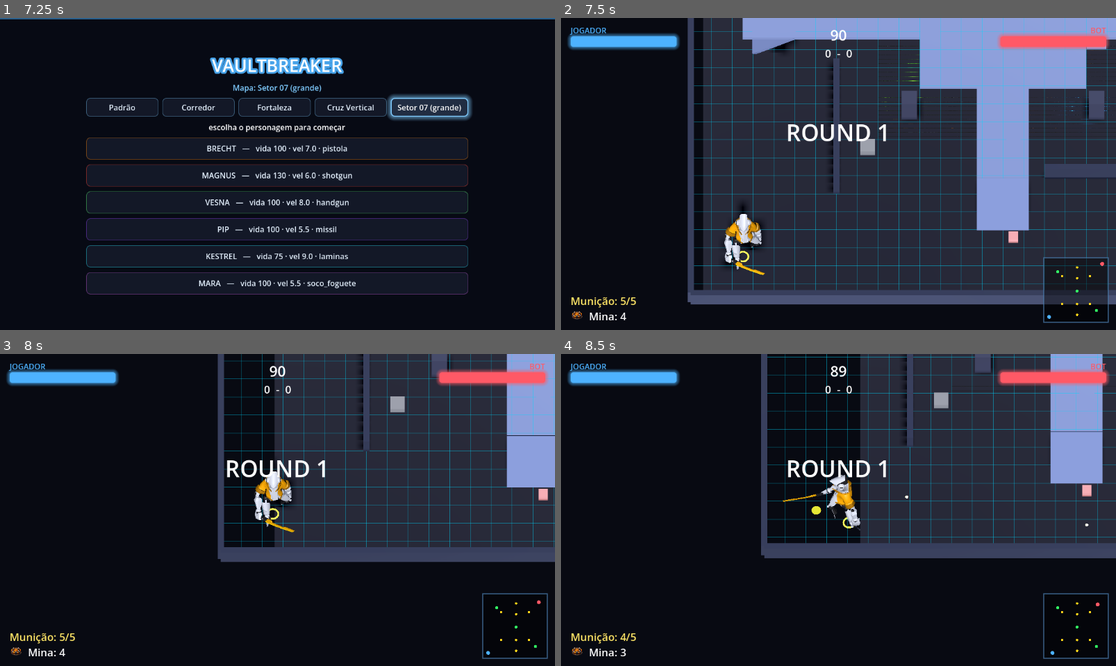
Above: before the commit, frames 1-4 (two rows, left to right).
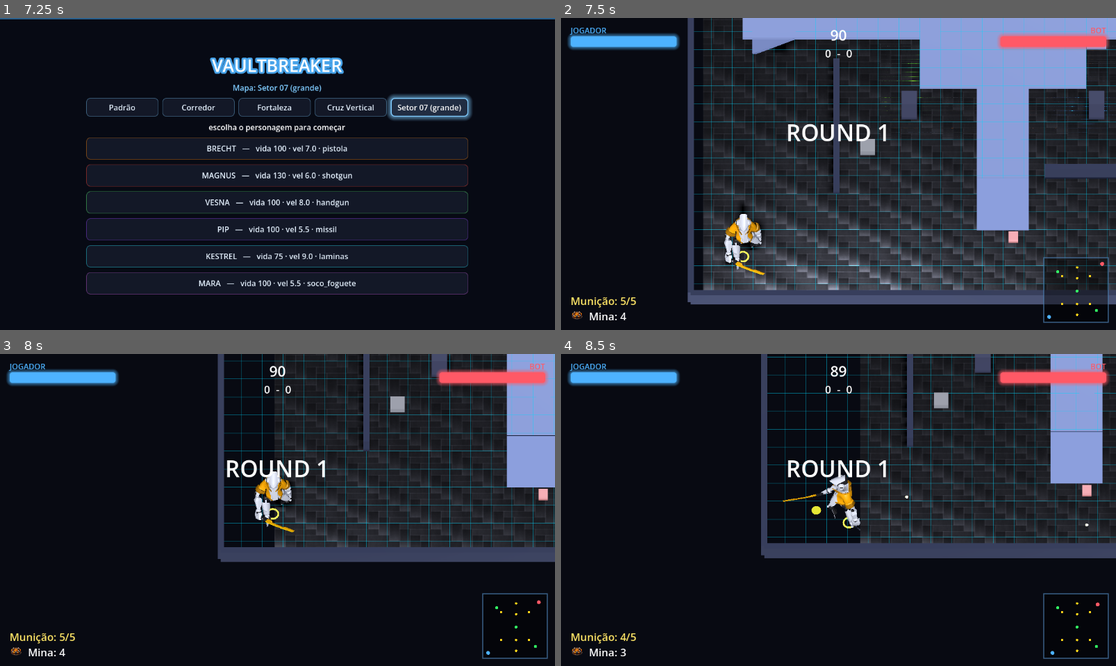
Above: after the commit, the same moments.

Repository: Philipe91/GamePh
Game: Godot game, scene res://scenes/ui/titulo.tscn
Same seed, same stepped clock (60 frames per second), same inputs: the game is played once before the commit and once after it.
Inputs (mouse positions are in pixels of both pictures, inside the frame that each line leads up to):
- Up to frame 1 (7.25 s): click "Normal" at 0.5 s; click "Normal" at 1.25 s; click "STORY (campanha)" at 2 s; click "Missão 1 — Treinamento" at 2.75 s; click "Padrão" at 3.5 s; click "Corredor" at 4.25 s; click "Fortaleza" at 5 s; click "Cruz Vertical" at 5.75 s; click "Setor 07 (grande)" at 6.5 s
- Up to frame 2 (7.5 s): click "BRECHT — vida 100 · vel 7.0 ·…" at 7.25 s
- Up to frame 3 (8 s): no input
- Up to frame 4 (8.5 s): tap Enter (ui_accept) at 8, 8.27 s; move the mouse to (960, 494) at 8.02 s; hold D from 8.03 s (still down); tap Space at 8.1 s; click (960, 494) at 8.17 s

Frame 1 is identical in both runs. In frame 2, 10% of the frame differs, in the area x 25-100%, y 0-88%; in frame 3, 6.7%; in frame 4, 6.0%.

Commit message:
Chao tileavel de metal (ambientCG MetalPlates009 CC0) nos mapas grandes/verticais
- arena._texturizar_chao(): aplica color+normal+roughness+metalness no chao estrutural,
  repetido (~1 ladrilho/4 unidades), mipmaps p/ nao serrilhar; clareia o metal escuro
- _carregar_tex_arena(): PNG cru via Image.load (plug-and-play, sem importar)
- mapas pequenos seguem com a textura VECTOR composta; grandes/verticais ganham o metal
- 132 testes seguem passando

Co-Authored-By: Claude Opus 4.8 (1M context) <noreply@anthropic.com>
Claude-Session: https://claude.ai/code/session_017sHpnVfEfAT8FgcHs6ZGHw

Diff:
--- a/scenes/arena/arena.gd
+++ b/scenes/arena/arena.gd
@@ -1218,7 +1218,8 @@
 	for e in mapa.estruturas:
 		match String(e.get("tipo", "")):
 			"chao":
-				_caixa_solida(e["pos"], e["tam"], Color(0.12, 0.13, 0.18))
+				var sb_chao := _caixa_solida(e["pos"], e["tam"], Color(0.12, 0.13, 0.18))
+				_texturizar_chao(sb_chao, e["tam"])
 			"parede":
 				_caixa_solida(e["pos"], e["tam"], Color(0.2, 0.22, 0.3))
 			"pilar":
@@ -1227,6 +1228,42 @@
 				_construir_ponte(e["pos"], e["tam"])
 			"rampa":
 				_rampa(e["de"], e["ate"], float(e.get("larg", 3.0)))
+
+
+## Carrega uma textura PNG crua (sem precisar importar pelo editor), com mipmaps.
+func _carregar_tex_arena(caminho: String) -> Texture2D:
+	if not FileAccess.file_exists(caminho):
+		return null
+	var img := Image.new()
+	if img.load(caminho) != OK:
+		return null
+	img.generate_mipmaps()                 # evita serrilhado no chão ladrilhado ao longe
+	return ImageTexture.create_from_image(img)
+
+
+## Aplica a textura de metal tileável (ambientCG) no chão estrutural, repetida pelo tamanho.
+## Sem os PNGs, mantém a cor cinza placeholder.
+func _texturizar_chao(sb: StaticBody3D, tam: Vector3) -> void:
+	var cor := _carregar_tex_arena("res://assets/sprites/chao_tile.png")
+	if cor == null:
+		return
+	var mi := sb.get_child(0) as MeshInstance3D
+	var mat := StandardMaterial3D.new()
+	mat.albedo_texture = cor
+	mat.albedo_color = Color(1.5, 1.5, 1.65)                 # clareia o metal escuro (e leve azulado)
+	mat.uv1_scale = Vector3(tam.x / 4.0, tam.z / 4.0, 1.0)   # ~1 ladrilho a cada 4 unidades
+	var nrm := _carregar_tex_arena("res://assets/sprites/chao_tile_normal.png")
+	if nrm != null:
+		mat.normal_enabled = true
+		mat.normal_texture = nrm
+	var rough := _carregar_tex_arena("res://assets/sprites/chao_tile_rough.png")
+	if rough != null:
+		mat.roughness_texture = rough
+	var metal := _carregar_tex_arena("res://assets/sprites/chao_tile_metal.png")
+	if metal != null:
+		mat.metallic = 1.0
+		mat.metallic_texture = metal
+	mi.material_override = mat
 
 
 ## Builder da arena vertical (usado pelo --demo-vertical): carrega o mapa .tres por dados.
Binary file removed: _setor07.png
Binary file added: _setor07_metal.png
